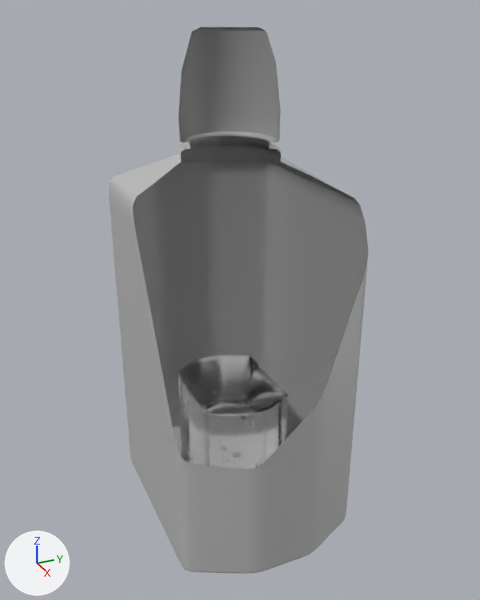
Two versions of the FBX model Assets/Meshes/HandSanitizer.fbx, one commit apart.
Rendered twice from a camera (50 mm lens) standing at (7.01, -3.02, 6.59) and looking at (0.04, 0.11, 3.1). Arrows for +X, +Y and +Z are at lower left; the lights stay in place. Everything nearer to the camera than a plane just in front of the edit is cut away. Where no turn or scale is listed for an object, it has been applied to the vertices.

In view in the first picture: 'bottle_main', 'fill'.
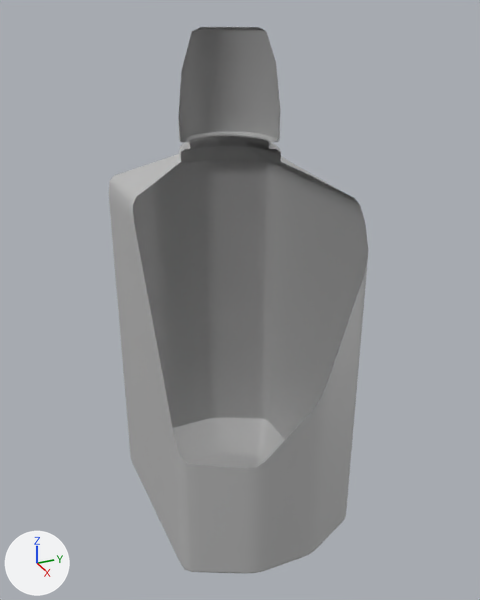
The newer file is also rescaled (x0.523), turned or shifted as a whole; pictures and numbers use the older file's frame.

Location of each change, (x1, y1, x2, y2) in pixels of the pictures (480 x 600 px):
'fill', deleted
    before: (178, 354, 288, 469)

What changed in the scene script:
```text
Remove ob_fill:
    ob_fill = bpy.data.objects.new('fill', me_mesh_001)
    ob_fill.location = (0.0, 0.0, 1.5)
```
